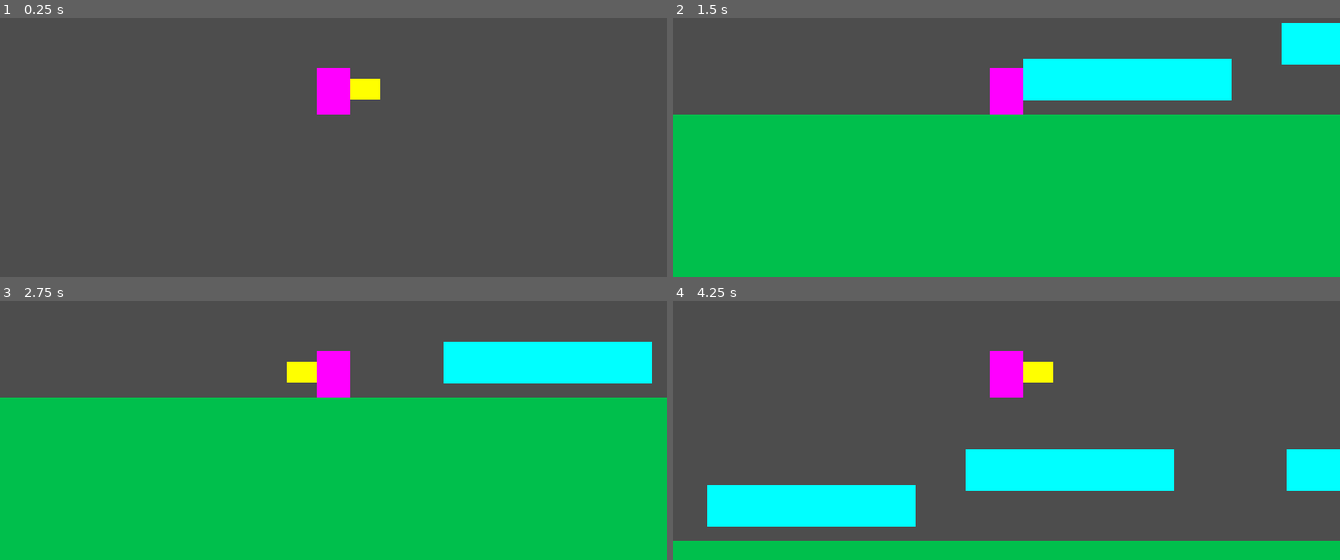
Above: before the commit, frames 1-4 (two rows, left to right).
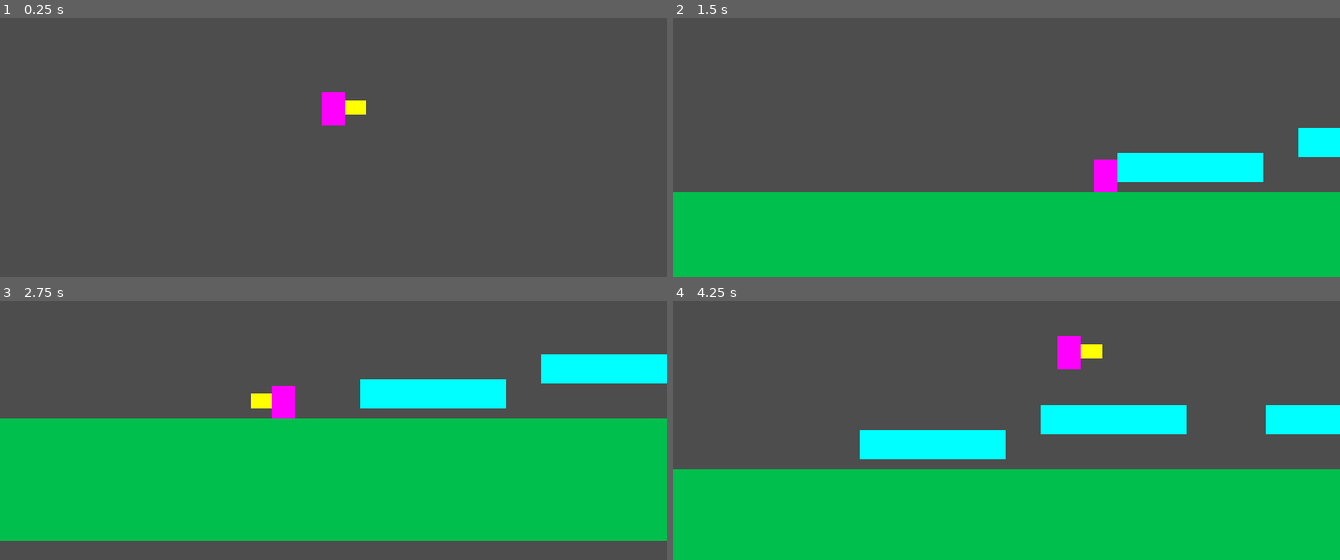
Above: after the commit, the same moments.

Repository: matbloxoficial-dev/world-corrupted
Game: Godot game, scene res://scenes/levels/nivel_prueba.tscn
Two runs of this game, one before a commit and one after it. Both use one fixed random seed, a clock stepped at 60 frames per second and the inputs below. The project has no main scene, so this scene is started directly.
Inputs (mouse positions are in pixels of both pictures, inside the frame that each line leads up to):
- Up to frame 1 (0.25 s): no input
- Up to frame 2 (1.5 s): move the mouse to (1153, 69) at 0.52 s; hold D (move_right) from 0.53 s (still down); click (1153, 69) at 0.6 s; tap Space (jump) at 0.77 s; move the mouse to (873, 108) at 1.27 s; tap Shift (dash) at 1.35 s
- Up to frame 3 (2.75 s): tap Space (jump) at 1.52 s; move the mouse to (outside the picture) at 2.02 s; release D (move_right) at 2.03 s; hold A (move_left) from 2.03 s (still down); click (outside the picture) at 2.1 s
- Up to frame 4 (4.25 s): move the mouse to (973, 448) at 2.77 s; release A (move_left) at 2.78 s; hold D (move_right) from 2.78 s (still down); tap Shift (dash) at 2.85 s; tap Space (jump) at 3.02, 3.77 s; move the mouse to (1206, 427) at 3.52 s; click (1206, 427) at 3.6 s

The runs differ from the first frame. In frame 1, 1.2% of the frame differs, in the area x 47-57%, y 19-42%; in frame 2, 37%; in frame 3, 22%; in frame 4, 38%, in the area x 0-100%, y 13-93%.

Commit message:
Camara suave estilo Hollow Knight y muerte con reload de escena

Diff:
--- a/scenes/player/tekaya.tscn
+++ b/scenes/player/tekaya.tscn
@@ -40,5 +40,8 @@
 shape = SubResource("CapsuleShape2D_ch03j")
 
 [node name="Camera2D" type="Camera2D" parent="."]
+zoom = Vector2(0.7, 0.7)
+position_smoothing_enabled = true
+position_smoothing_speed = 3.0
 
 [connection signal="body_entered" from="Visual/Hitbox" to="." method="_on_hitbox_body_entered"]
--- a/scripts/tekaya.gd
+++ b/scripts/tekaya.gd
@@ -152,8 +152,9 @@
 	modulate.a = 0.4
 
 func morir() -> void:
-	print("Tekaya ha muerto")
-	queue_free()
+	set_physics_process(false)
+	await get_tree().create_timer(1.2).timeout
+	get_tree().reload_current_scene()
 
 func _on_hitbox_area_entered(area: Area2D) -> void:
 	pass
